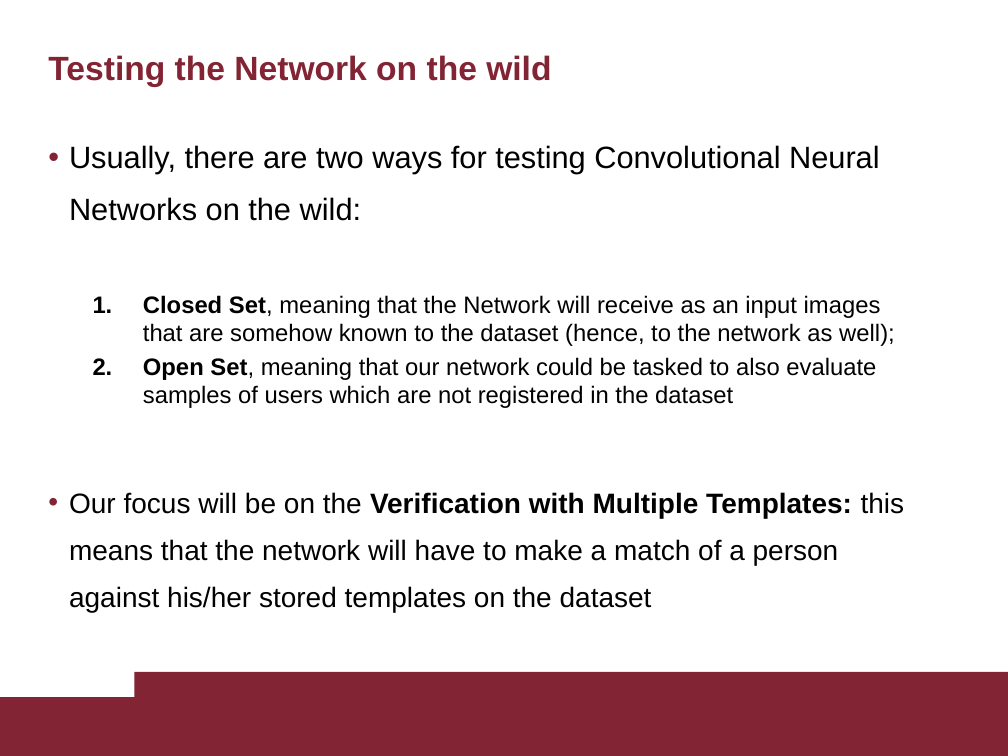
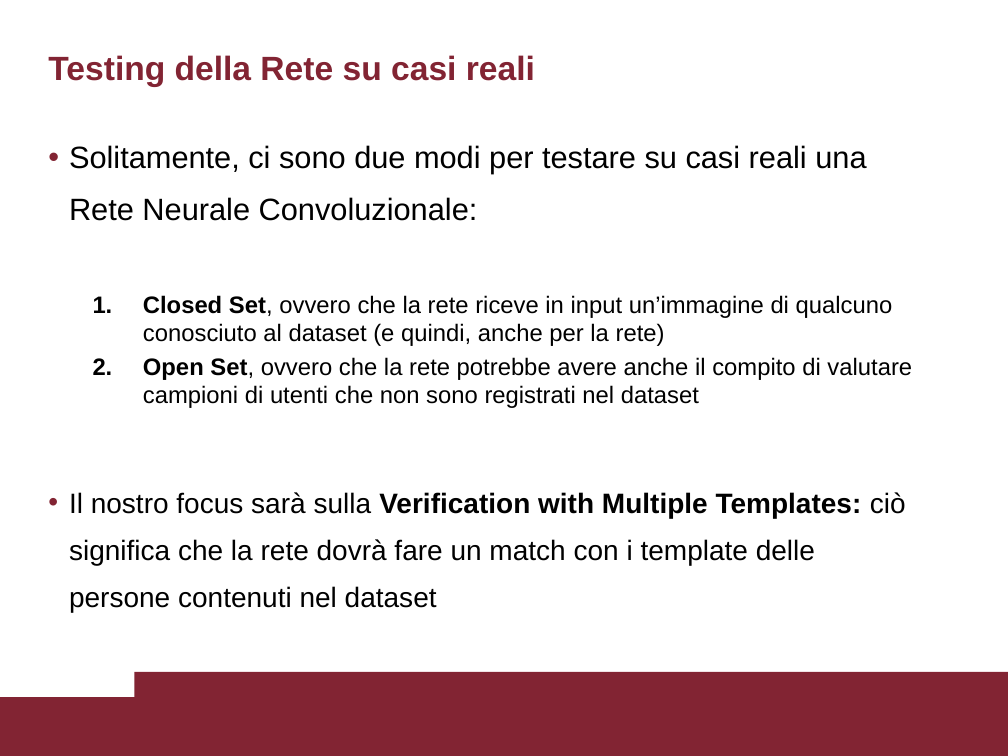
Before and after one commit to TarazGr/BSProj, a slide deck: slide 15 of Siamese Networks and Image Verification.pptx. Drawn at 1008x756 pixels with LibreOffice and Linux fonts; fonts in the diff are those of the drawing. Boxes give left, top, right and bottom in pixels: in the first picture for what was removed or moved away, otherwise in the second. Text is boxed around its words. In the diff, an @@ line names an element or a change of style, - is before the commit and + after.

```diff
--- a/Siamese Networks and Image Verification.pptx
+++ b/Siamese Networks and Image Verification.pptx
@@ title at [48, 55, 535, 87]: text changed @@
-Testing the Network on the wild
+Testing della Rete su casi reali
@@ text at [69, 145, 912, 612]: text changed @@
-• Usually, there are two ways for testing Convolutional Neural Networks on the wild:
-  1. Closed Set, meaning that the Network will receive as an input images that are somehow known to the dataset (hence, to the network as well);
-  2. Open Set, meaning that our network could be tasked to also evaluate samples of users which are not registered in the dataset
-• Our focus will be on the Verification with Multiple Templates: this means that the network will have to make a match of a person against his/her stored templates on the dataset
+• Solitamente, ci sono due modi per testare su casi reali una Rete Neurale Convoluzionale:
+  1. Closed Set, ovvero che la rete riceve in input un’immagine di qualcuno conosciuto al dataset (e quindi, anche per la rete)
+  2. Open Set, ovvero che la rete potrebbe avere anche il compito di valutare campioni di utenti che non sono registrati nel dataset
+• Il nostro focus sarà sulla Verification with Multiple Templates: ciò significa che la rete dovrà fare un match con i template delle persone contenuti nel dataset
```
Also in this commit, not shown: 19 other slides changed, 2 other files.
